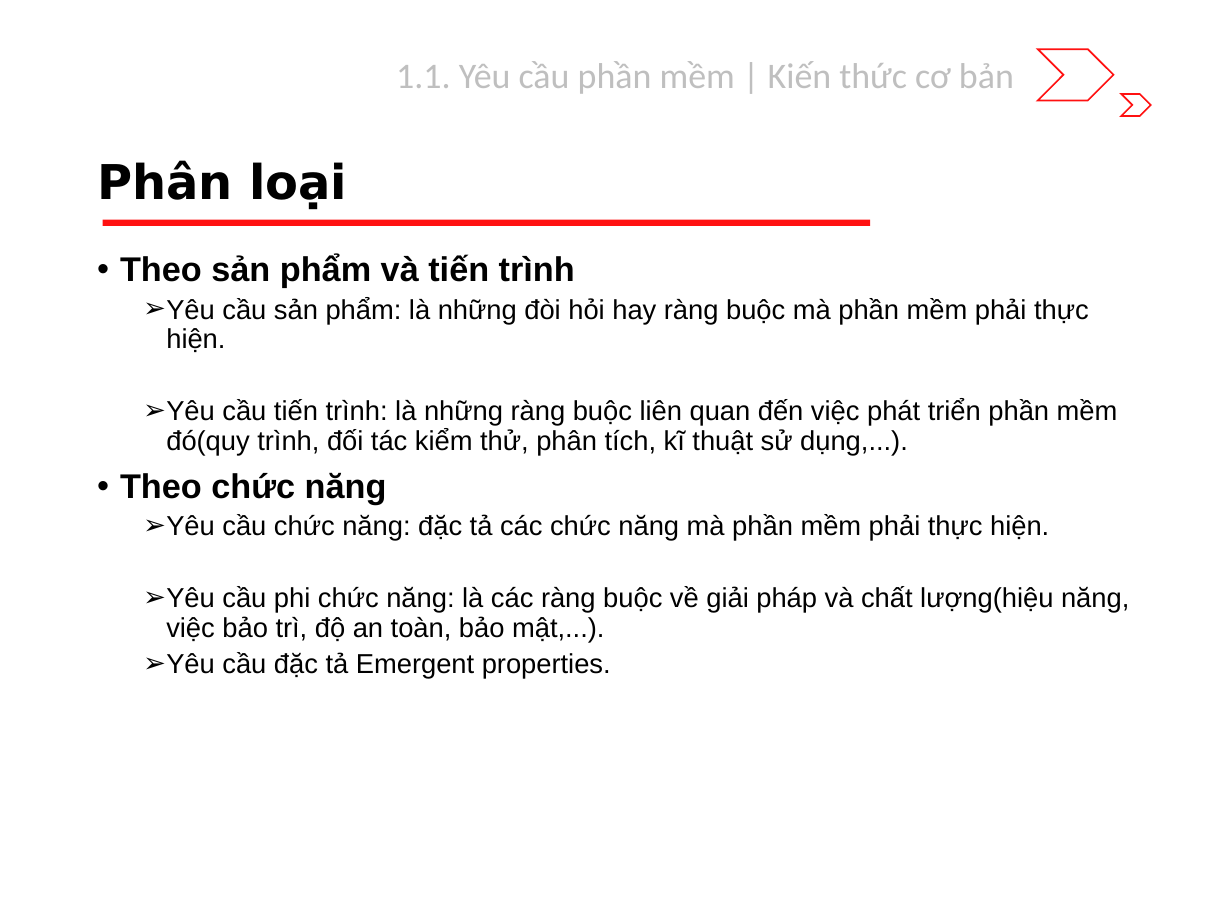
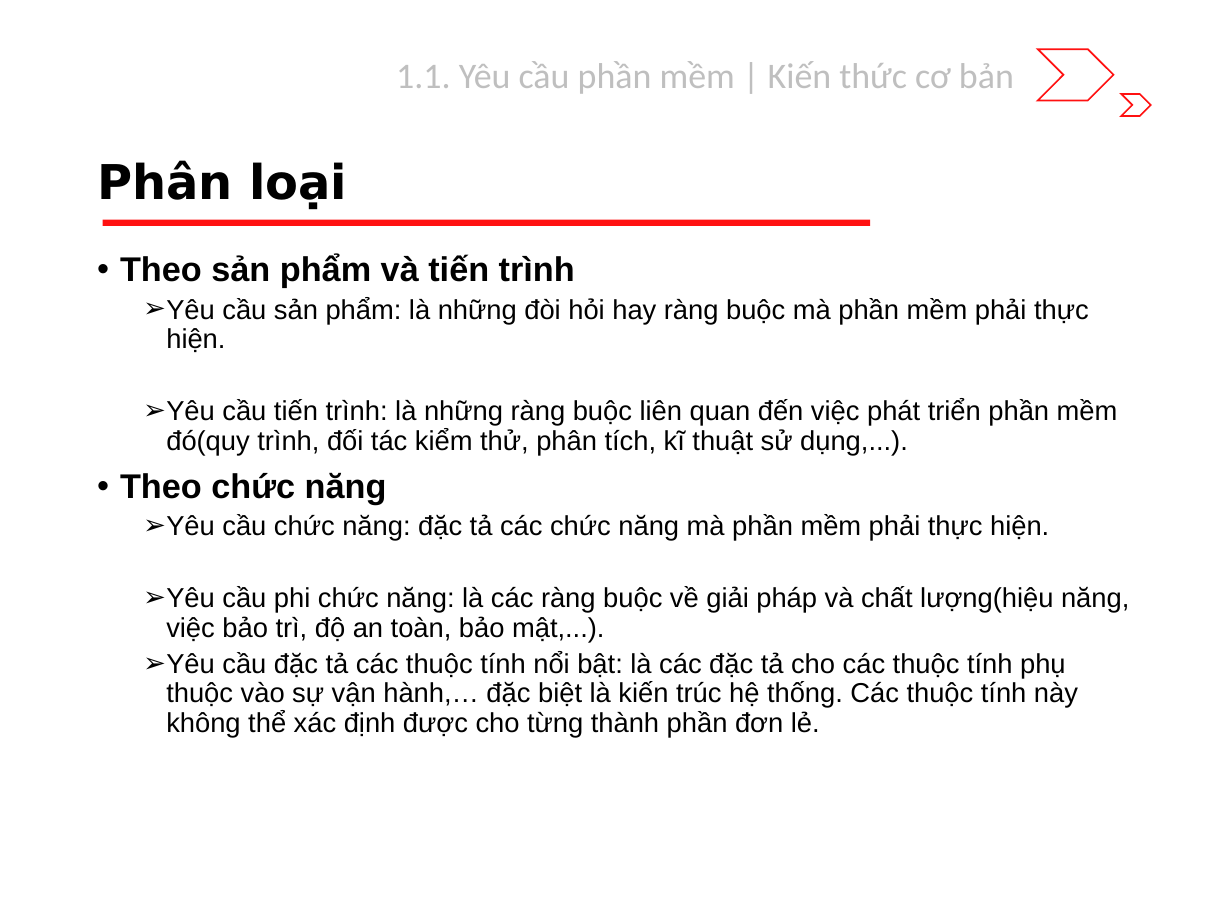
Before and after one commit to riverspart/uet-adv-sw-engineering, a slide deck: slide 7 of slide/dev/chapter_1/slide.pptx. Drawn at 1232x924 pixels with LibreOffice and Linux fonts; fonts in the diff are those of the drawing. Boxes give left, top, right and bottom in pixels: in the first picture for what was removed or moved away, otherwise in the second. Text is boxed around its words. In the diff, an @@ line names an element or a change of style, - is before the commit and + after.

```diff
--- a/slide/dev/chapter_1/slide.pptx
+++ b/slide/dev/chapter_1/slide.pptx
@@ text at bbox=[166, 651, 1078, 738]: text changed @@
-  ➢ Yêu cầu đặc tả Emergent properties.
+  ➢ Yêu cầu đặc tả các thuộc tính nổi bật: là các đặc tả cho các thuộc tính phụ thuộc vào sự vận hành,… đặc biệt là kiến trúc hệ thống. Các thuộc tính này không thể xác định được cho từng thành phần đơn lẻ.
```
Also in this commit, not shown: 3 other slides changed, 3 slides added, 1 other file.
